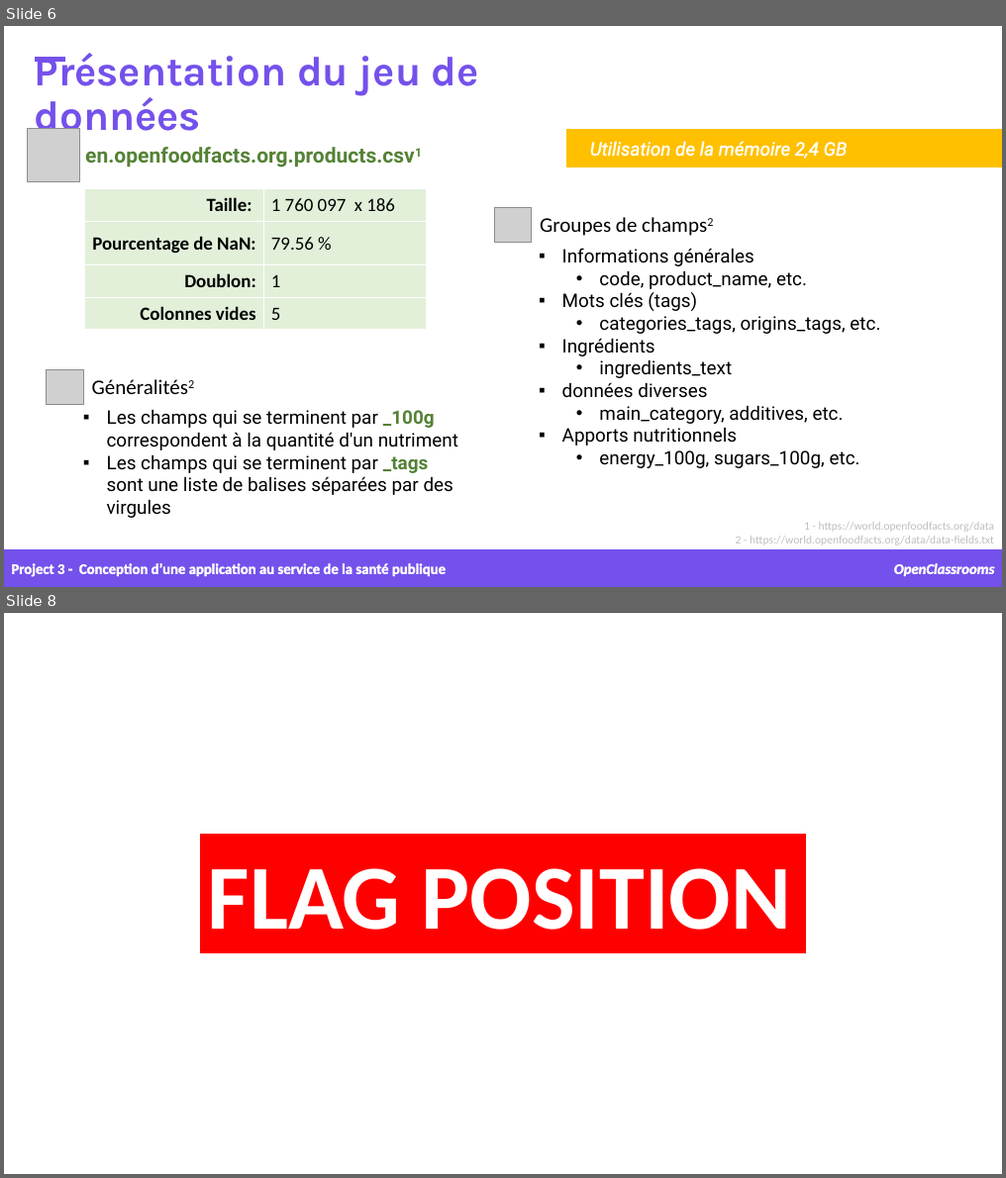
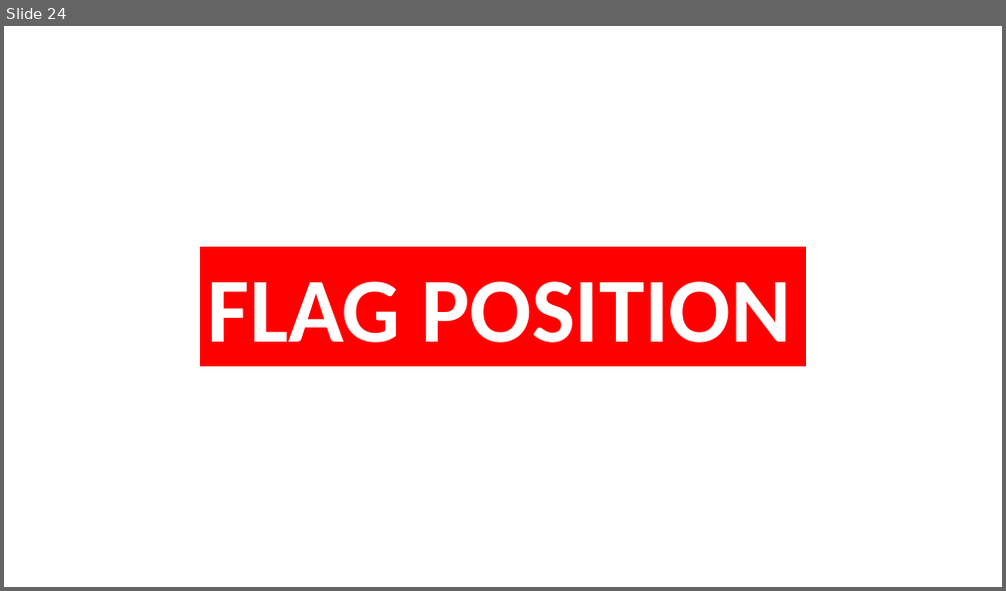
Before and after one commit to samirhinojosa/OC-P4-consumption-needs-of-buildings, a slide deck: supports/P4_presentation v1.pptx. Shown one above the other, each under a label of ours: slides 6 and 8 before the commit, slide 24 after it; the slides between them are not shown. The pictures are 1006x1178 and 1006x591 pixels, drawn with LibreOffice and Linux fonts; fonts in the diff are those of the drawing; grey boxes stand for pictures; background and template pictures are left out. Boxes give left, top, right and bottom in pixels: in the first picture for what was removed or moved away, otherwise in the second. Text is boxed around its words. In the diff, an @@ line names an element or a change of style, - is before the commit and + after.

```diff
--- a/supports/P4_presentation v1.pptx
+++ b/supports/P4_presentation v1.pptx
@@ slide 6 removed at (4,26,1002,587), background picture (left out) @@
@@ text removed at (35,53,479,142) @@
-Présentation du jeu de données
@@ rectangle removed at (35,57,64,62) @@
@@ picture removed at (27,129,80,181) @@
@@ rectangle removed at (567,130,1002,168) @@
@@ text removed at (590,141,847,159) @@
-Utilisation de la mémoire 2,4 GB
@@ text removed at (85,147,415,168) @@
-en.openfoodfacts.org.products.csv1
@@ table removed at (84,189,426,330), 4 rows, 2 columns @@
-Taille: | 1 760 097 x 186
-Pourcentage de NaN: | 79.56 %
-Doublon: | 1
-Colonnes vides | 5
@@ picture removed at (494,208,532,243) @@
@@ text removed at (540,217,637,236) @@
-Groupes de champs2
@@ text removed at (562,248,880,469) @@
-▪ Informations générales
-  • code, product_name, etc.
-▪ Mots clés (tags)
-  • categories_tags, origins_tags, etc.
-▪ Ingrédients
-  • ingredients_text
-▪ données diverses
-  • main_category, additives, etc.
-▪ Apports nutritionnels
-  • energy_100g, sugars_100g, etc.
@@ picture removed at (46,370,83,405) @@
@@ text removed at (84,371,461,403) @@
-Généralités2
@@ text removed at (107,409,458,495) @@
-▪ Les champs qui se terminent par _100g correspondent à la quantité d'un nutriment
-▪ Les champs qui se terminent par _tags sont une liste de balises séparées par des virgules
@@ text removed at (736,522,995,546) @@
-1 - https://world.openfoodfacts.org/data
-2 - https://world.openfoodfacts.org/data/data-fields.txt
@@ rectangle removed at (4,550,1002,587) @@
@@ text removed at (11,564,446,577) @@
-Project 3 - Conception d’une application au service de la santé publique
@@ text removed at (894,564,995,576) @@
-OpenClassrooms
@@ what was slide 8 is now slide 24 @@
```
Also in this commit, not shown: 7 slides changed, 15 slides added, 55 other files.
